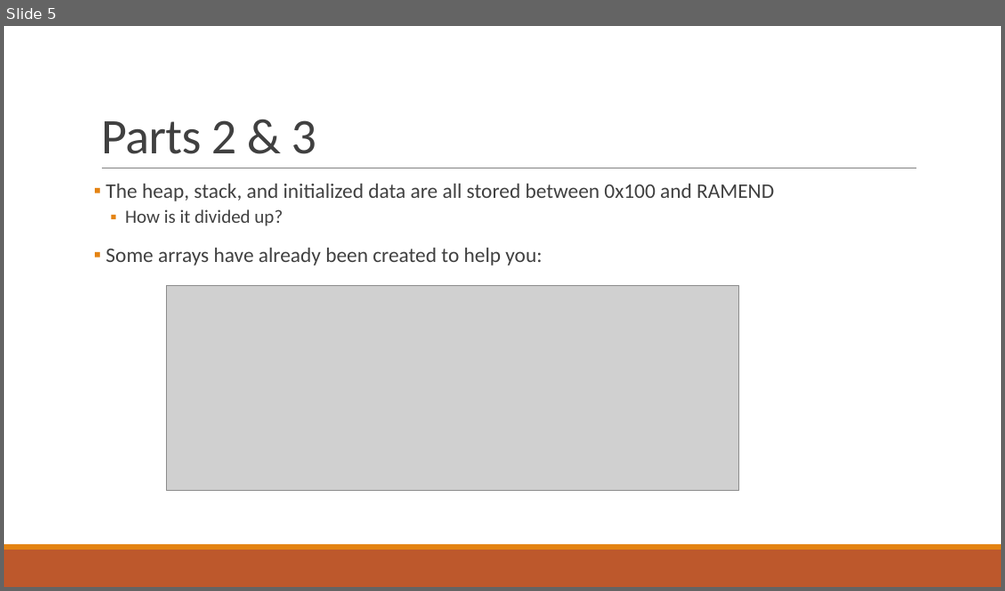
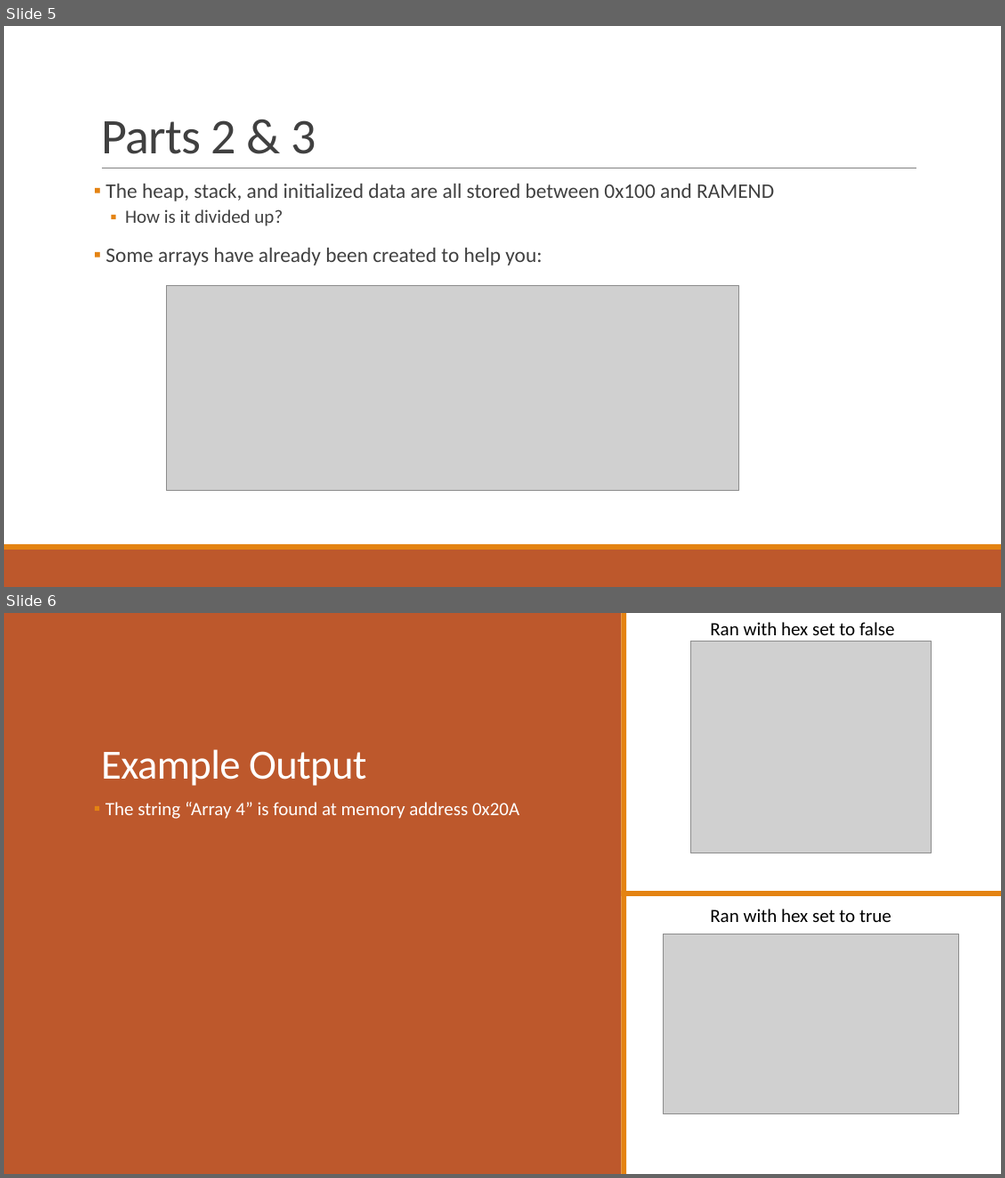
Before and after one commit to RyanZurrin/cs341, a slide deck: Lab 2/CS 341 Lab 2.pptx. Shown one above the other, each under a label of ours: slide 5 before the commit, slides 5 and 6 after it. The pictures are 1005x591 and 1005x1178 pixels, drawn with LibreOffice and Linux fonts; fonts in the diff are those of the drawing; grey boxes stand for pictures. Boxes give left, top, right and bottom in pixels: in the first picture for what was removed or moved away, otherwise in the second. Text is boxed around its words. In the diff, an @@ line names an element or a change of style, - is before the commit and + after.

```diff
--- a/Lab 2/CS 341 Lab 2.pptx
+++ b/Lab 2/CS 341 Lab 2.pptx
@@ slide 6 added at bbox=[4, 613, 1001, 1174], background #FFFFFF; not listed: 2 template elements that a slide beside it also shows @@
@@ rectangle added at bbox=[4, 613, 1001, 1174], fill #FFFFFF @@
@@ rectangle added at bbox=[4, 613, 621, 1174], fill #BD582C @@
@@ rectangle added at bbox=[621, 613, 626, 1174], fill #E48312 @@
@@ text added at bbox=[710, 622, 895, 635], 18 pt, text #000000 @@
+Ran with hex set to false
@@ picture added at bbox=[691, 641, 932, 852] @@
@@ title added at bbox=[101, 749, 367, 786], 40 pt, text #FFFFFF @@
+Example Output
@@ text added at bbox=[105, 802, 519, 819], 18 pt, text #FFFFFF @@
+▪ The string “Array 4” is found at memory address 0x20A
@@ rectangle added at bbox=[621, 891, 1001, 896], fill #E48312 @@
@@ text added at bbox=[710, 908, 891, 922], 18 pt, text #000000 @@
+Ran with hex set to true
@@ picture added at bbox=[663, 933, 959, 1113] @@
```
Also in this commit, not shown: 2 other files.
